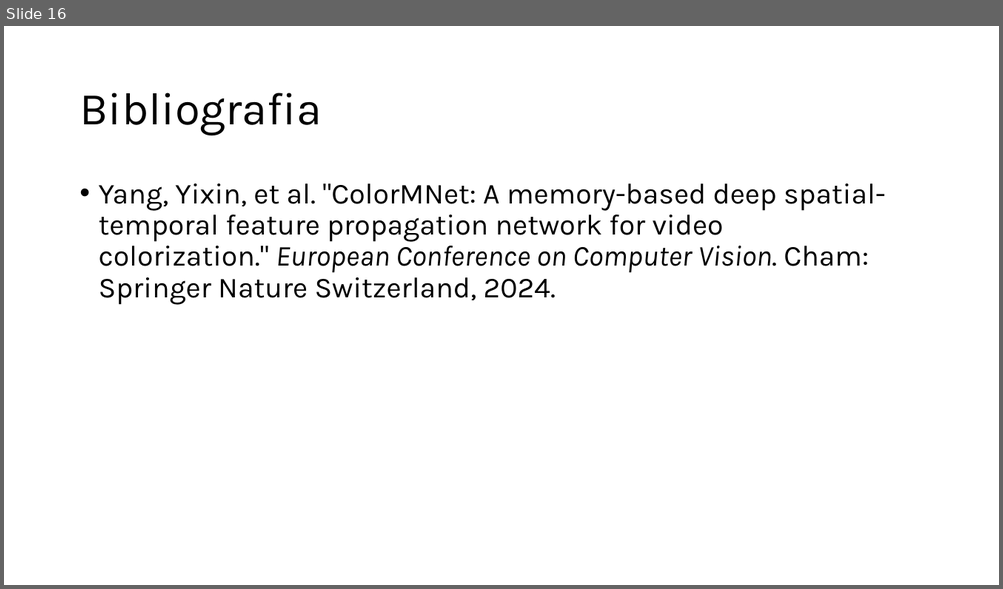
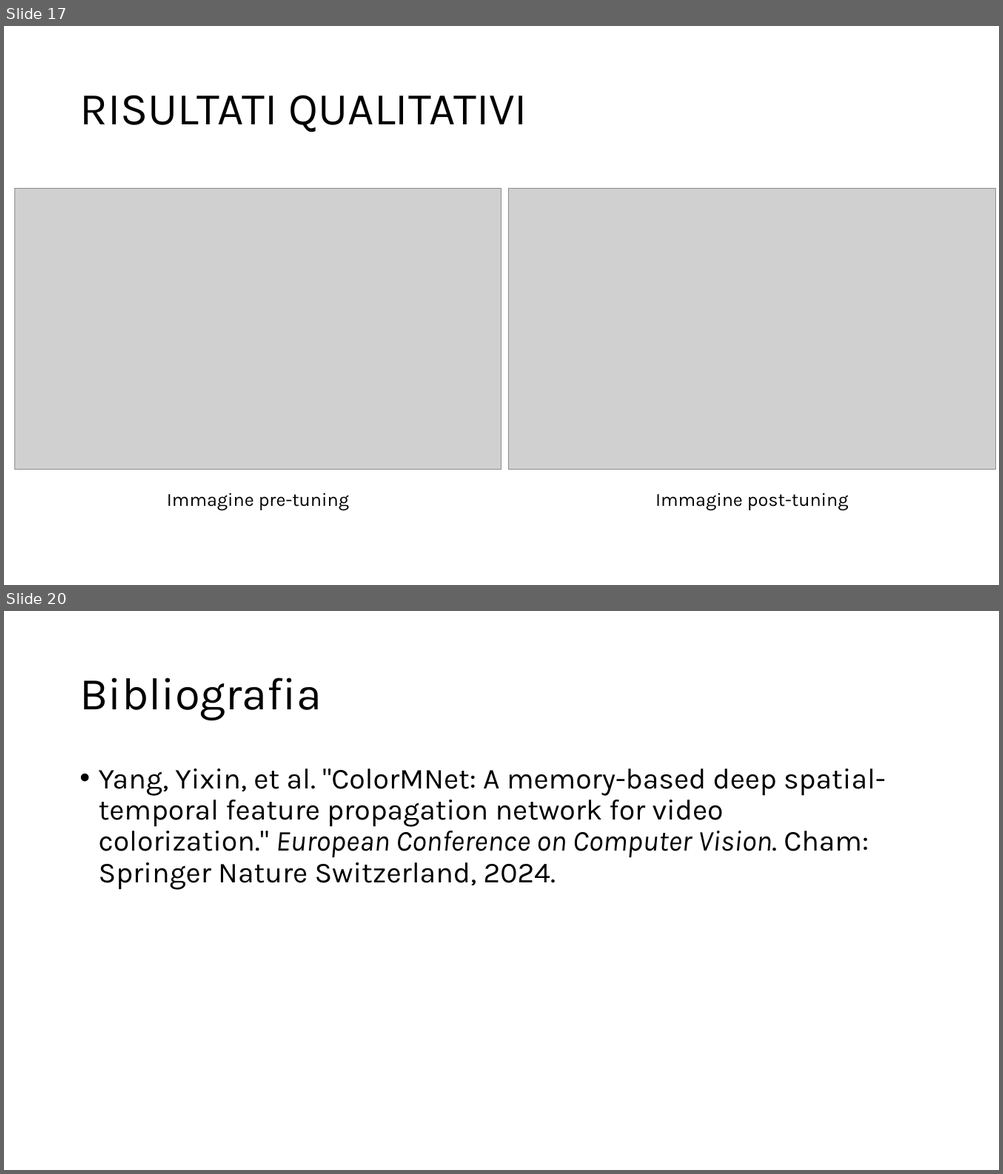
Before and after one commit to GiuseppeSpathis/colormnet, a slide deck: fileEsame/presentation.pptx. Shown one above the other, each under a label of ours: slide 16 before the commit, slides 17 and 20 after it; the slides between them are not shown. The pictures are 1003x589 and 1003x1174 pixels, drawn with LibreOffice and Linux fonts; fonts in the diff are those of the drawing; grey boxes stand for pictures. Boxes give left, top, right and bottom in pixels: in the first picture for what was removed or moved away, otherwise in the second. Text is boxed around its words. In the diff, an @@ line names an element or a change of style, - is before the commit and + after.

```diff
--- a/fileEsame/presentation.pptx
+++ b/fileEsame/presentation.pptx
@@ slide 17 added at (x1=4, y1=26, x2=999, y2=585), background #FFFFFF @@
@@ title added at (x1=79, y1=95, x2=527, y2=133), 44 pt, text #000000 @@
+RISULTATI QUALITATIVI
@@ picture added at (x1=14, y1=189, x2=502, y2=469) @@
@@ picture added at (x1=509, y1=189, x2=996, y2=469) @@
@@ text added at (x1=167, y1=493, x2=349, y2=511), 18 pt, text #000000 @@
+Immagine pre-tuning
@@ text added at (x1=655, y1=493, x2=848, y2=511), 18 pt, text #000000 @@
+Immagine post-tuning
@@ what was slide 16 is now slide 20 @@
```
Also in this commit, not shown: 1 slide changed, 3 other slides added, 6 other files.
